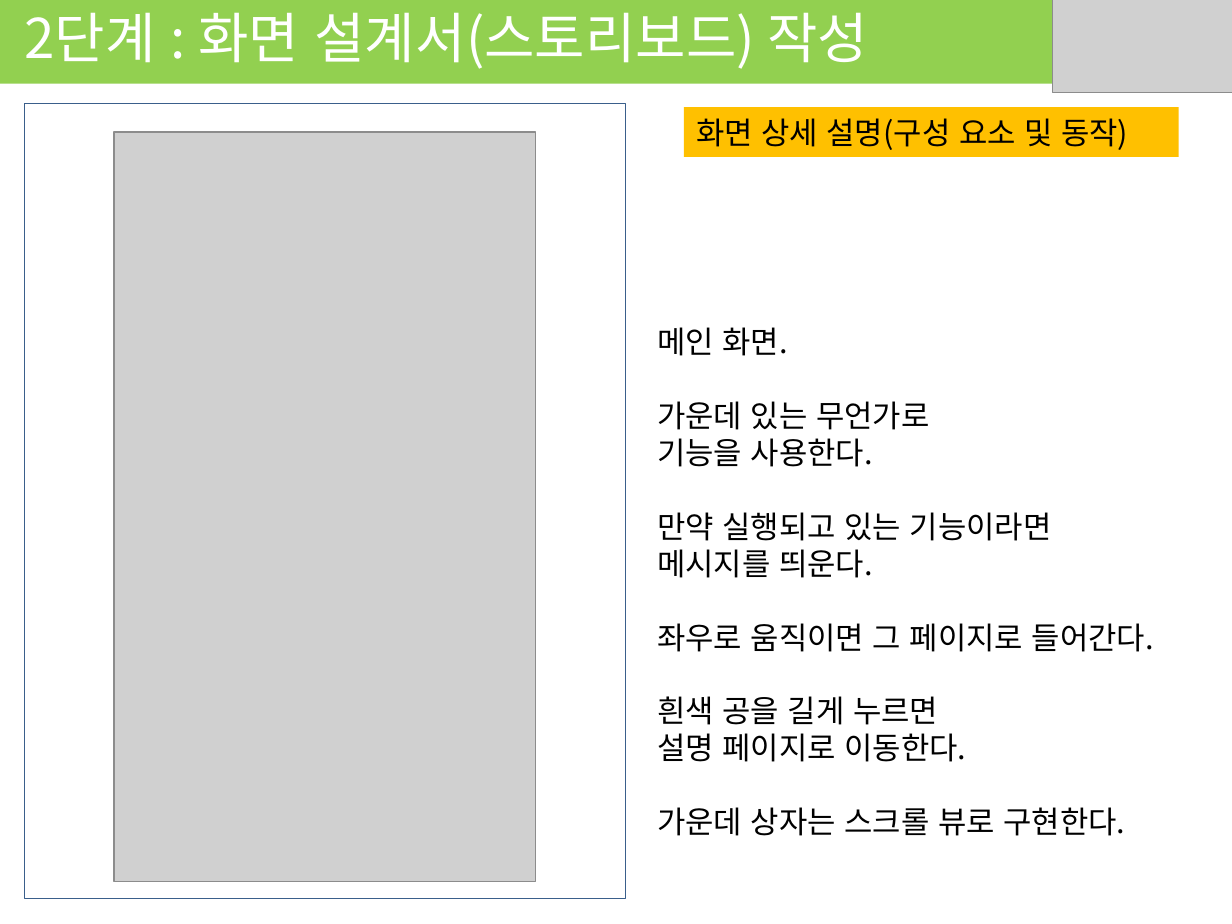
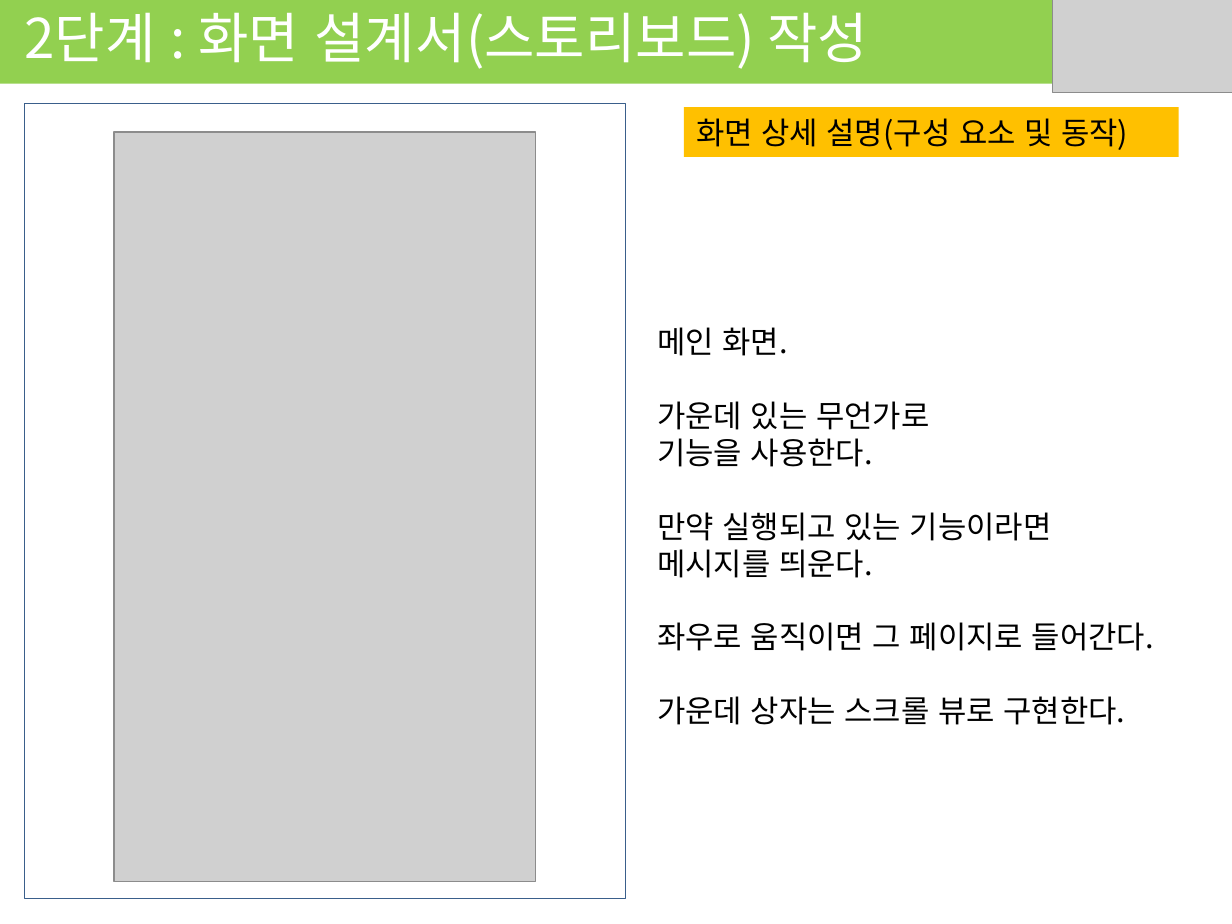
Before and after one commit to Las-Wonho/APP_2018_1, a slide deck: slide 3 of 기획 발표.pptx. Drawn at 1232x924 pixels with LibreOffice and Linux fonts; fonts in the diff are those of the drawing; grey boxes stand for pictures. Boxes give left, top, right and bottom in pixels: in the first picture for what was removed or moved away, otherwise in the second. Text is boxed around its words. In the diff, an @@ line names an element or a change of style, - is before the commit and + after.

```diff
--- a/기획 발표.pptx
+++ b/기획 발표.pptx
@@ text at box(657, 696, 966, 762): paragraphs removed @@
-흰색 공을 길게 누르면
-설명 페이지로 이동한다.
```
Also in this commit, not shown: 2 other slides changed.
